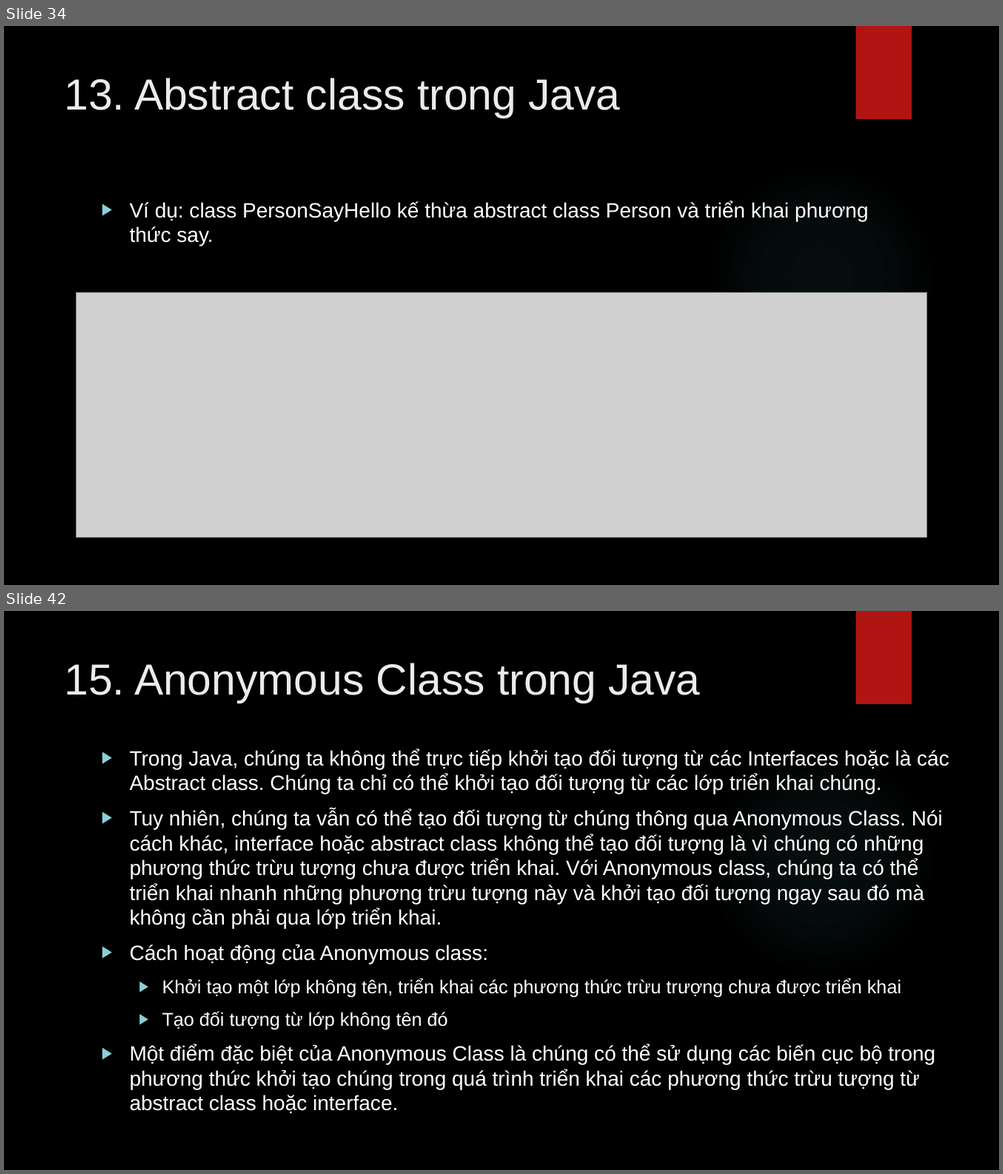
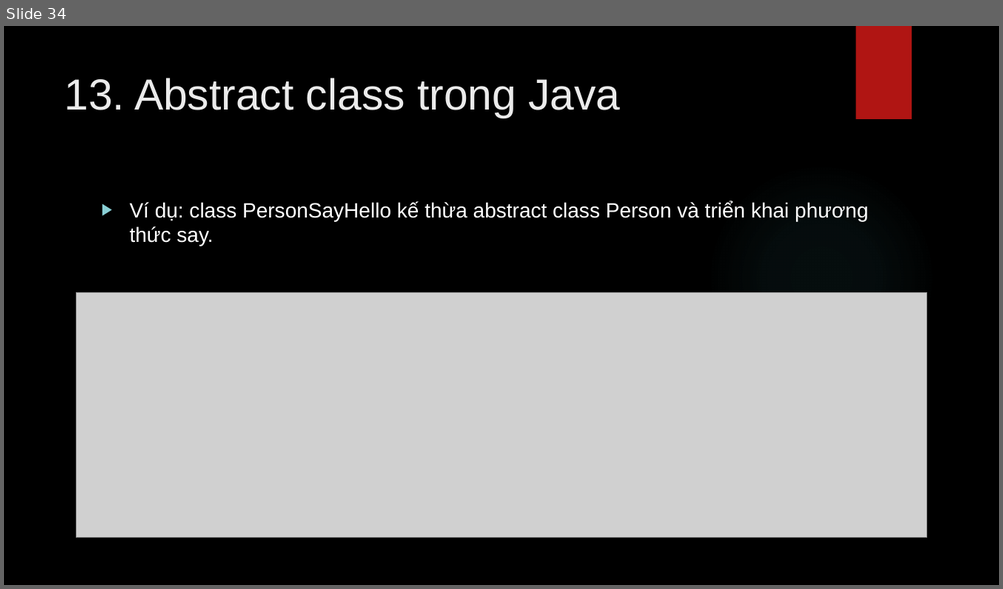
Before and after one commit to lequochai26/GDUTraining_Basic_Java_Web_Development, a slide deck: Slides/Day_5_2.pptx. Shown one above the other, each under a label of ours: slides 34 and 42 before the commit, slide 34 after it; the slides between them are not shown. The pictures are 1003x1174 and 1003x589 pixels, drawn with LibreOffice and Linux fonts; fonts in the diff are those of the drawing; grey boxes stand for pictures; background and template pictures are left out. Boxes give left, top, right and bottom in pixels: in the first picture for what was removed or moved away, otherwise in the second. Text is boxed around its words. In the diff, an @@ line names an element or a change of style, - is before the commit and + after.

```diff
--- a/Slides/Day_5_2.pptx
+++ b/Slides/Day_5_2.pptx
@@ slide 42 removed at bbox=[4, 611, 999, 1170], background picture (left out); not listed: 2 template elements that a slide beside it also shows @@
@@ title removed at bbox=[64, 663, 700, 703] @@
-15. Anonymous Class trong Java
@@ text removed at bbox=[130, 749, 949, 1114] @@
-▶ Trong Java, chúng ta không thể trực tiếp khởi tạo đối tượng từ các Interfaces hoặc là các Abstract class. Chúng ta chỉ có thể khởi tạo đối tượng từ các lớp triển khai chúng.
-▶ Tuy nhiên, chúng ta vẫn có thể tạo đối tượng từ chúng thông qua Anonymous Class. Nói cách khác, interface hoặc abstract class không thể tạo đối tượng là vì chúng có những phương thức trừu tượng chưa được triển khai. Với Anonymous class, chúng ta có thể triển khai nhanh những phương trừu tượng này và khởi tạo đối tượng ngay sau đó mà không cần phải qua lớp triển khai.
-▶ Cách hoạt động của Anonymous class:
-  ▶ Khởi tạo một lớp không tên, triển khai các phương thức trừu trượng chưa được triển khai
-  ▶ Tạo đối tượng từ lớp không tên đó
-▶ Một điểm đặc biệt của Anonymous Class là chúng có thể sử dụng các biến cục bộ trong phương thức khởi tạo chúng trong quá trình triển khai các phương thức trừu tượng từ abstract class hoặc interface.
```
Also in this commit, not shown: 19 other slides removed.
